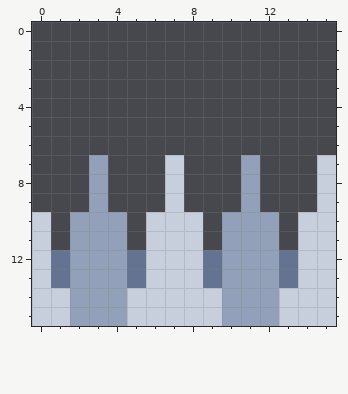
Pixel-art file -- assets/Spikes_Horizontal.aseprite. That is the earlier state.
16x16 pixels, 1 frame.
New version:
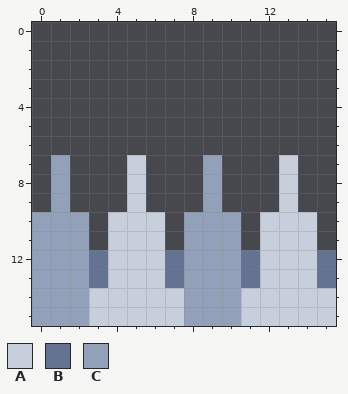
Palette (. is transparent): A #c7cfdd  B #657392  C #92a1b9
Change:
Changed rows in their new state; - is an unchanged pixel.
first column x 0:
 7 -C-.-A-.-C-.-A-.
 8 -C-.-A-.-C-.-A-.
 9 -C-.-A-.-C-.-A-.
10 CC-.AA-.CC-.AA-.
11 CC-.AA-.CC-.AA-.
12 CC-BAA-BCC-BAA-B
13 CC-BAA-BCC-BAA-B
14 CC-AA---CC-AA---
15 CC-AA---CC-AA---
Boxes around the changes in both pictures, in picture pixels (x1, y1, x2, y2):
changed: (32, 155, 336, 326)
